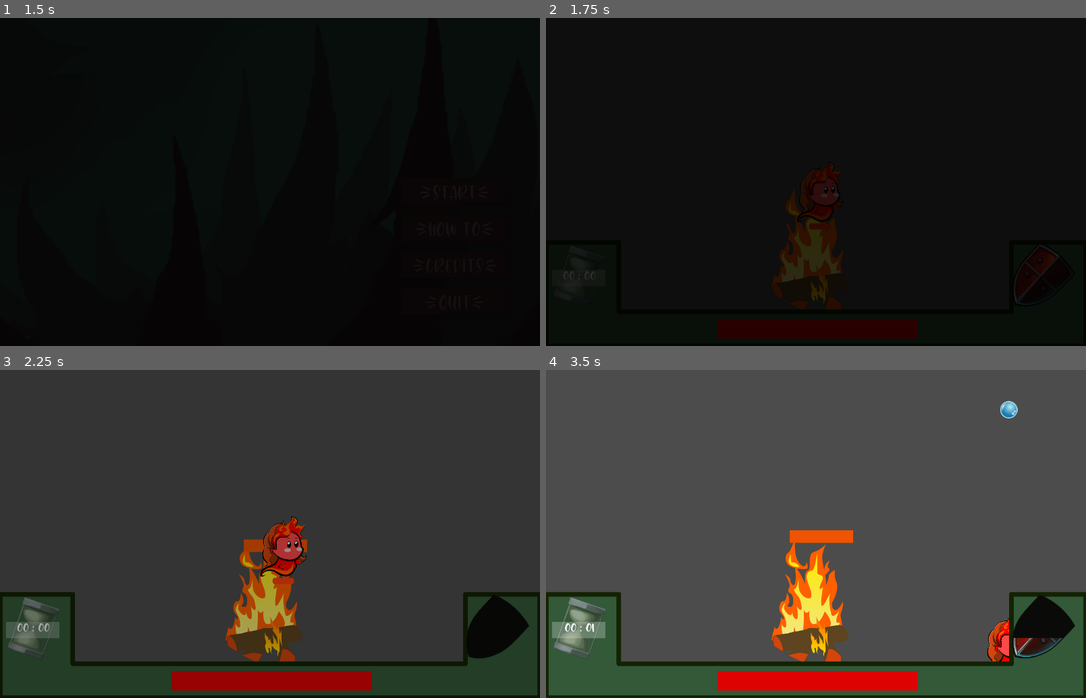
Above: before the commit, frames 1-4 (two rows, left to right).
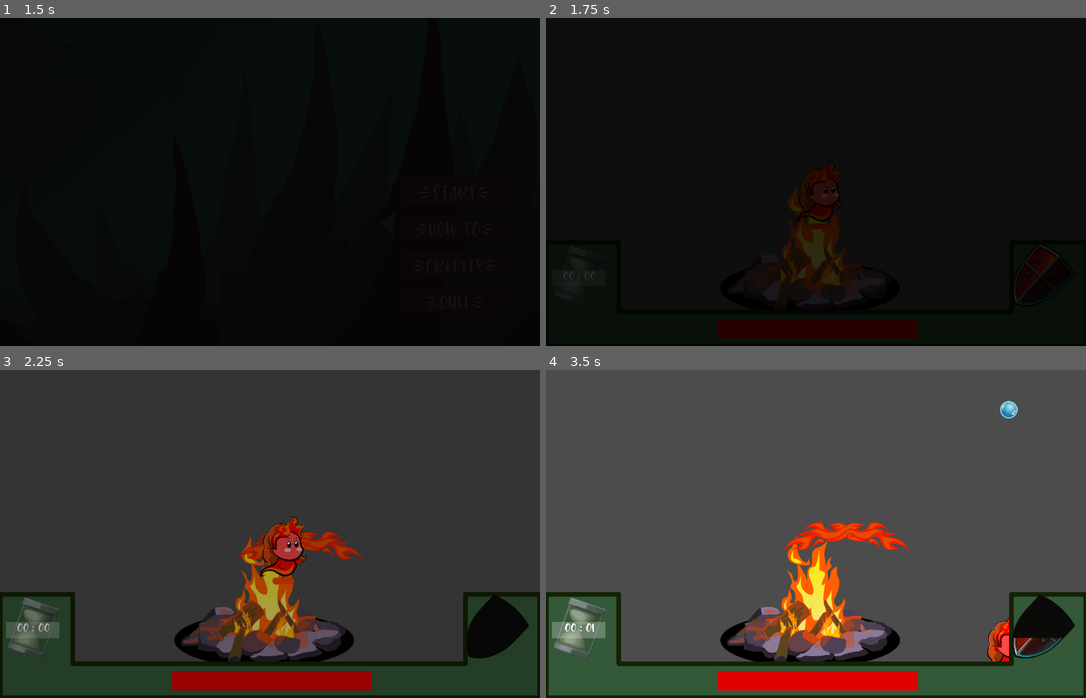
Above: after the commit, the same moments.

Repository: xenoexplorator/ludum46
Game: Godot game, scene res://UI/Menu/MainMenu.tscn
Same seed, same stepped clock (60 frames per second), same inputs: the game is played once before the commit and once after it.
Inputs:
- Up to frame 1 (1.5 s): click "{Start}" at 0.5 s; click "{Start}" at 1.25 s
- Up to frame 2 (1.75 s): no input
- Up to frame 3 (2.25 s): hold D (move_right) from 2.03 s (still down); tap Space (spawn_barrier) at 2.1 s
- Up to frame 4 (3.5 s): release D (move_right) at 2.78 s; hold S (move_down) from 2.78 s (still down); tap Space (spawn_barrier) at 2.85 s

Frame 1 is identical in both runs. In frame 2, 1.0% of the frame differs, in the area x 41-56%, y 50-89%; in frame 3, 4.8%; in frame 4, 5.6%, in the area x 32-68%, y 46-89%.

Commit message:
artwork feu et shield

Diff:
--- a/Campfire/Campfire.tscn
+++ b/Campfire/Campfire.tscn
@@ -1,7 +1,7 @@
 [gd_scene load_steps=11 format=2]
 
 [ext_resource path="res://Campfire/Assets/FlameParticle.png" type="Texture" id=1]
-[ext_resource path="res://Campfire/Assets/campfire.png" type="Texture" id=2]
+[ext_resource path="res://Campfire/Assets/keepitfiery.png" type="Texture" id=2]
 [ext_resource path="res://Campfire/Heat.gd" type="Script" id=3]
 
 [sub_resource type="RectangleShape2D" id=1]
--- a/Player/Barrier/Barrier.tscn
+++ b/Player/Barrier/Barrier.tscn
@@ -1,12 +1,12 @@
 [gd_scene load_steps=5 format=2]
 
-[ext_resource path="res://Player/Barrier/Line.png" type="Texture" id=1]
+[ext_resource path="res://Player/Barrier/flameshield.png" type="Texture" id=1]
 [ext_resource path="res://Player/Barrier/Barrier.gd" type="Script" id=2]
 
 [sub_resource type="PhysicsMaterial" id=1]
 
 [sub_resource type="RectangleShape2D" id=2]
-extents = Vector2( 75, 15 )
+extents = Vector2( 75, 8.25409 )
 
 [node name="Barrier" type="RigidBody2D"]
 position = Vector2( 584.701, 515.307 )
@@ -19,7 +19,8 @@
 
 [node name="Sprite" type="Sprite" parent="."]
 modulate = Color( 0.937255, 0.333333, 0.00784314, 1 )
-position = Vector2( -0.0498657, 0 )
+position = Vector2( 58.5142, 1.62683 )
+scale = Vector2( 0.490472, 0.561031 )
 texture = ExtResource( 1 )
 
 [node name="Hitbox" type="CollisionShape2D" parent="."]
@@ -27,6 +28,6 @@
 shape = SubResource( 2 )
 
 [node name="VisibilityNotifier2D" type="VisibilityNotifier2D" parent="."]
-position = Vector2( 1.10806, -1.52588e-05 )
-scale = Vector2( 7.5374, 1.55402 )
+position = Vector2( 62.9254, -8.13384 )
+scale = Vector2( 10.4656, 1.06599 )
 [connection signal="screen_exited" from="VisibilityNotifier2D" to="." method="_on_VisibilityNotifier2D_screen_exited"]
Binary file added: Campfire/Assets/keepitfiery.png
Not shown, added: Campfire/Assets/keepitfiery.png.import
Binary file added: Player/Barrier/flameshield.png
Not shown, added: Player/Barrier/flameshield.png.import
